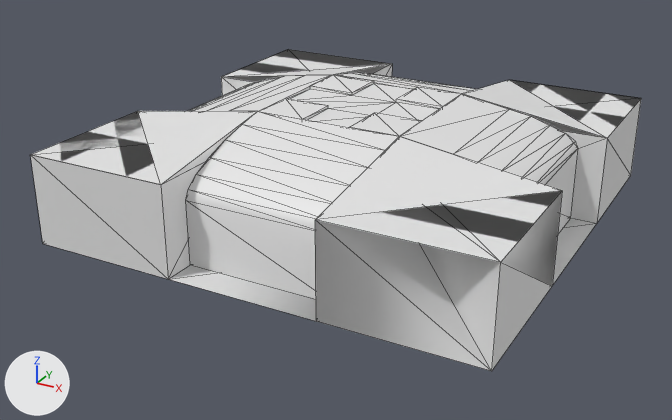
The OBJ model assets/models/CarlosParra/Medkit/Medkit.obj as it was, and as the next commit left it.
One viewpoint serves both versions: a 50 mm lens placed at (0.901, -1.761, 0.882), pointed at (-0.028, -0.072, 0.038). The lights are fixed; the arrows at lower left show +X, +Y and +Z. The picture after the commit comes second. Mesh edges are drawn as thin lines. Where no turn or scale is listed for an object, it has been applied to the vertices.

The first picture shows 'Cone.003', 'Corner1', 'Corner2', 'Corner3', 'Medkit'.
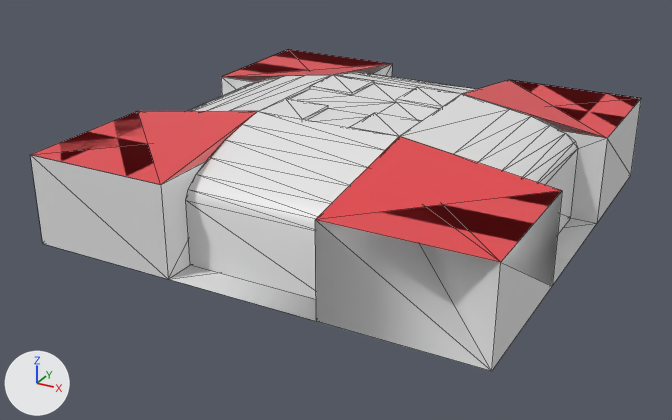
Boxes (x1, y1, x2, y2) around the edits, measured in the pictures (672 x 420 px):
'Cone.003', recoloured (white to red)
    both: (315, 136, 562, 262)
'Corner2', recoloured (white to red)
    both: (31, 111, 258, 184)
'Corner1', recoloured (white to red)
    both: (463, 80, 641, 138)
'Corner3', recoloured (white to red)
    both: (222, 49, 391, 82)

The change, as a list of edits to the scene's bpy script:
```text
Add mat_medkit_esquinas:
    mat_medkit_esquinas = principled_material('Medkit_Esquinas')
    mat_medkit_esquinas.base_color = (0.8, 0.06, 0.07)  # red #e7454b
    mat_medkit_esquinas.roughness = 0.35
Change me_cone_003:
    where me_cone_003.from_pydata(...)  # 5 vertices, 6 faces; spans x 0.167..0.5, y -0.5..-0.167, z 0.225..0.275
    add me_cone_003.materials.append(mat_medkit_esquinas)  # red #e7454b
Change me_corner1:
    where me_corner1.from_pydata(...)  # 5 vertices, 6 faces; spans x 0.167..0.5, y 0.167..0.5, z 0.225..0.275
    add me_corner1.materials.append(mat_medkit_esquinas)  # red #e7454b
Change me_corner2:
    where me_corner2.from_pydata(...)  # 5 vertices, 6 faces; spans x -0.5..-0.167, y -0.5..-0.167, z 0.225..0.275
    add me_corner2.materials.append(mat_medkit_esquinas)  # red #e7454b
Change me_corner3:
    where me_corner3.from_pydata(...)  # 5 vertices, 6 faces; spans x -0.5..-0.167, y 0.167..0.5, z 0.225..0.275
    add me_corner3.materials.append(mat_medkit_esquinas)  # red #e7454b
```
